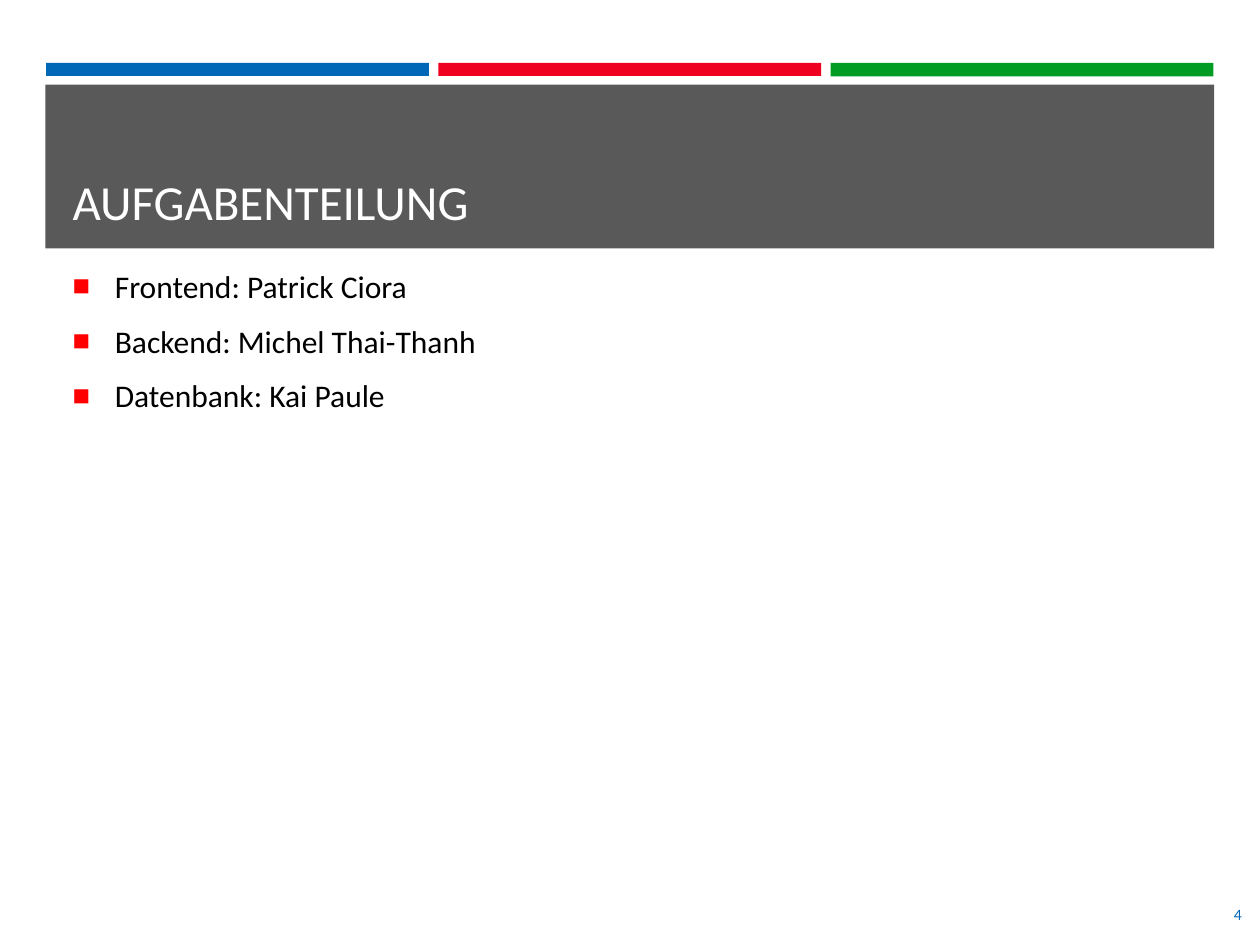
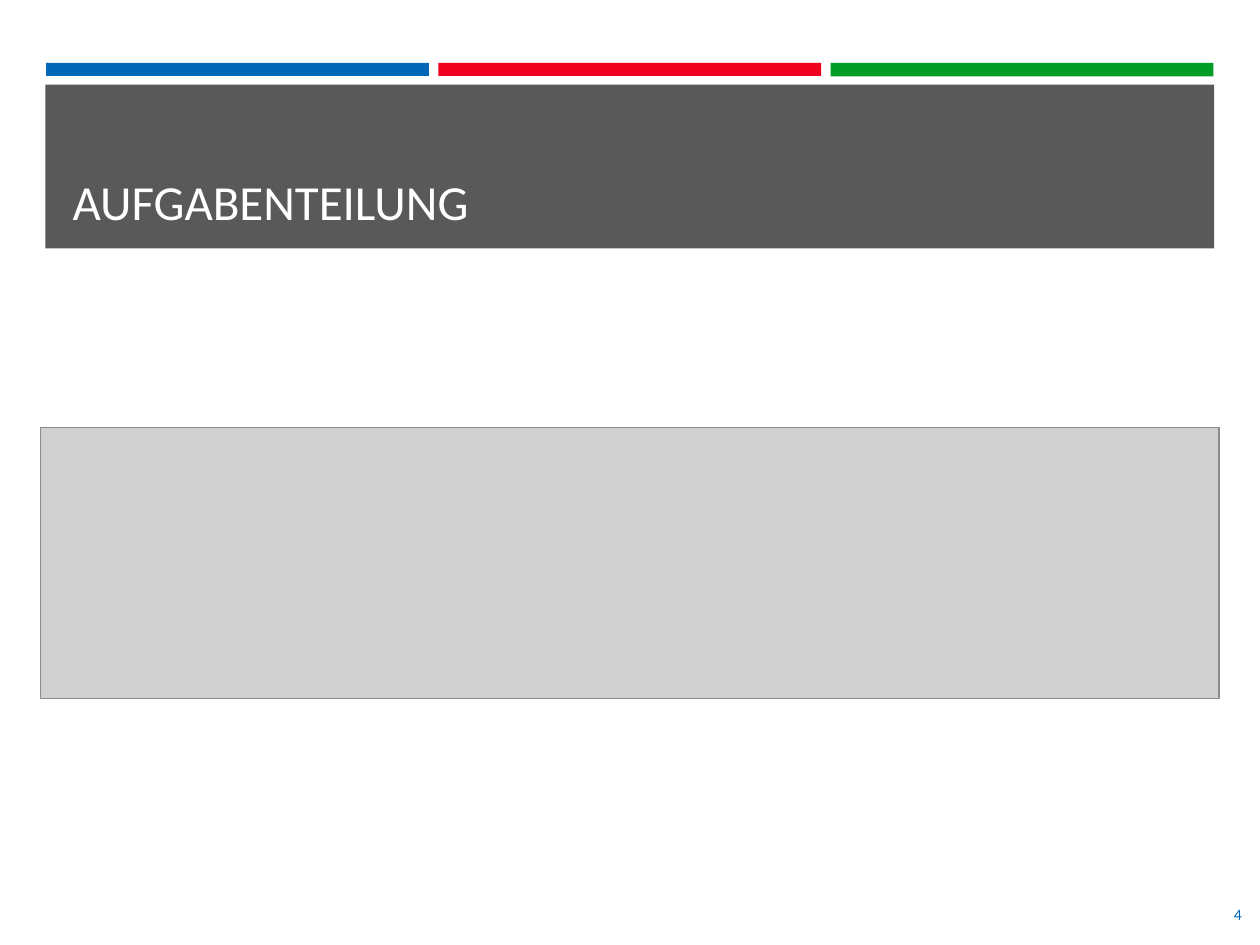
Before and after one commit to xeonta/h0urTime, a slide deck: slide 4 of powerpoint/Vorstellung_Team_h0urTime.pptx. Drawn at 1260x945 pixels with LibreOffice and Linux fonts; fonts in the diff are those of the drawing; grey boxes stand for pictures; background and template pictures are left out. Boxes give left, top, right and bottom in pixels: in the first picture for what was removed or moved away, otherwise in the second. Text is boxed around its words. In the diff, an @@ line names an element or a change of style, - is before the commit and + after.

Commit message:
update

```diff
--- a/powerpoint/Vorstellung_Team_h0urTime.pptx
+++ b/powerpoint/Vorstellung_Team_h0urTime.pptx
@@ text removed at [115, 276, 476, 408] @@
-■ Frontend: Patrick Ciora
-■ Backend: Michel Thai-Thanh
-■ Datenbank: Kai Paule
@@ picture added at [40, 427, 1218, 698] @@
```
